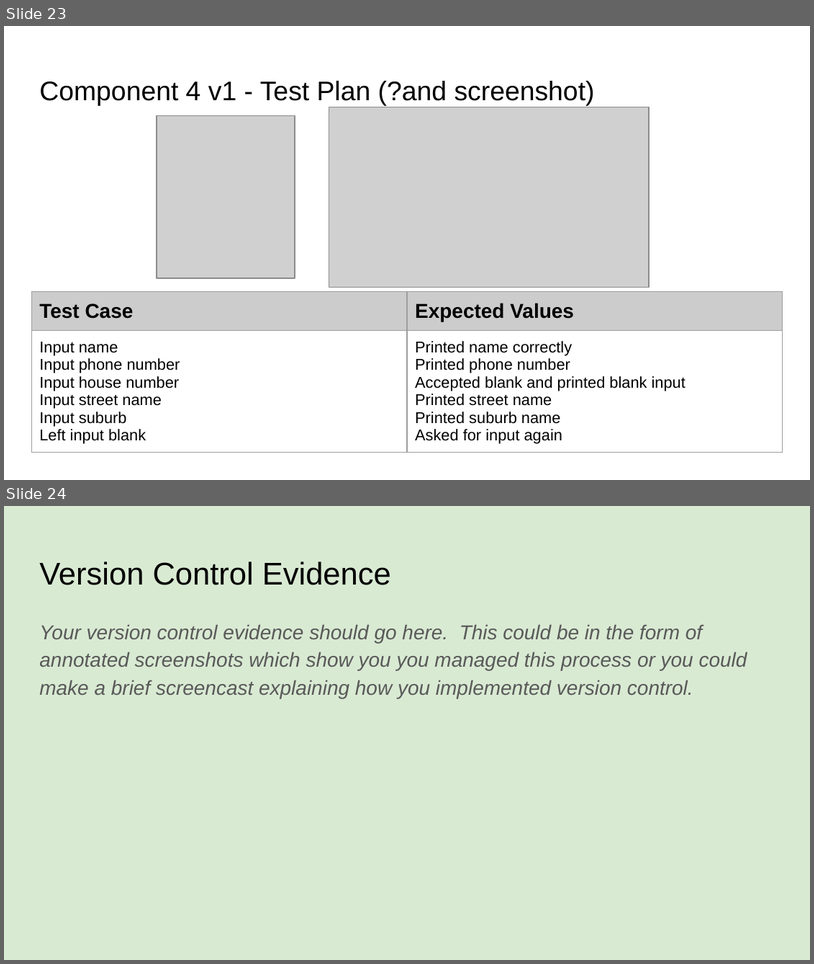
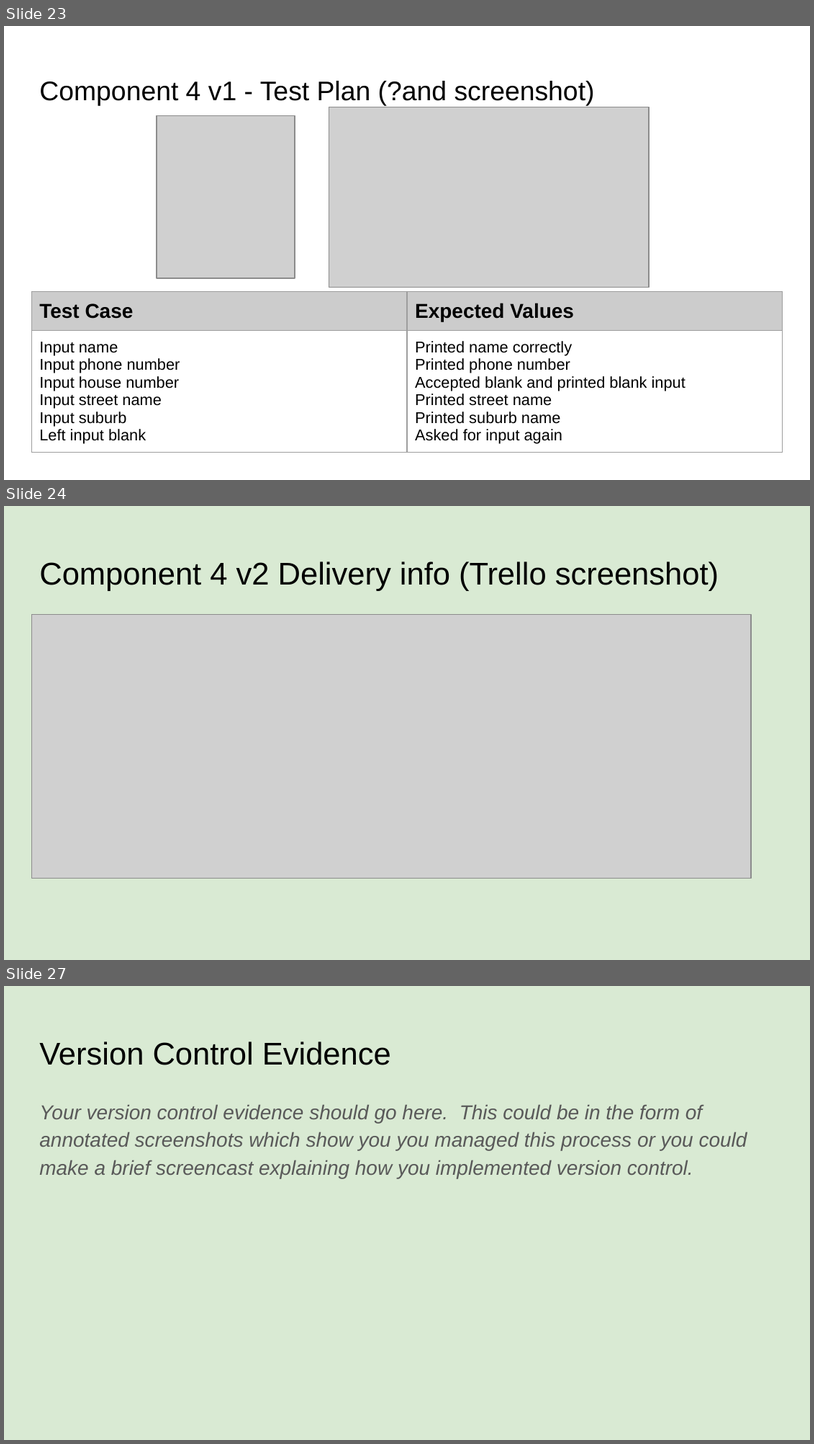
Before and after one commit to James-Wilde/Pizza_Bot, a slide deck: 022_91893+_+91897+Documentation.pptx. Shown one above the other, each under a label of ours: slides 23 and 24 before the commit, slides 23, 24 and 27 after it; the slides between them are not shown. The pictures are 814x964 and 814x1444 pixels, drawn with LibreOffice and Linux fonts; fonts in the diff are those of the drawing; grey boxes stand for pictures. Boxes give left, top, right and bottom in pixels: in the first picture for what was removed or moved away, otherwise in the second. Text is boxed around its words. In the diff, an @@ line names an element or a change of style, - is before the commit and + after.

Commit message:
Delivery info into main file
Put the delivery info into a function and moved it to the main file.

```diff
--- a/022_91893+_+91897+Documentation.pptx
+++ b/022_91893+_+91897+Documentation.pptx
@@ slide 24 added at bbox=[4, 506, 810, 960], background #D9EAD3 @@
@@ title added at bbox=[39, 561, 719, 591], 28 pt, text #000000 @@
+Component 4 v2 Delivery info (Trello screenshot)
@@ picture added at bbox=[31, 614, 751, 878] @@
@@ what was slide 24 is now slide 27 @@
```
Also in this commit, not shown: 2 other slides added, 2 other files.
